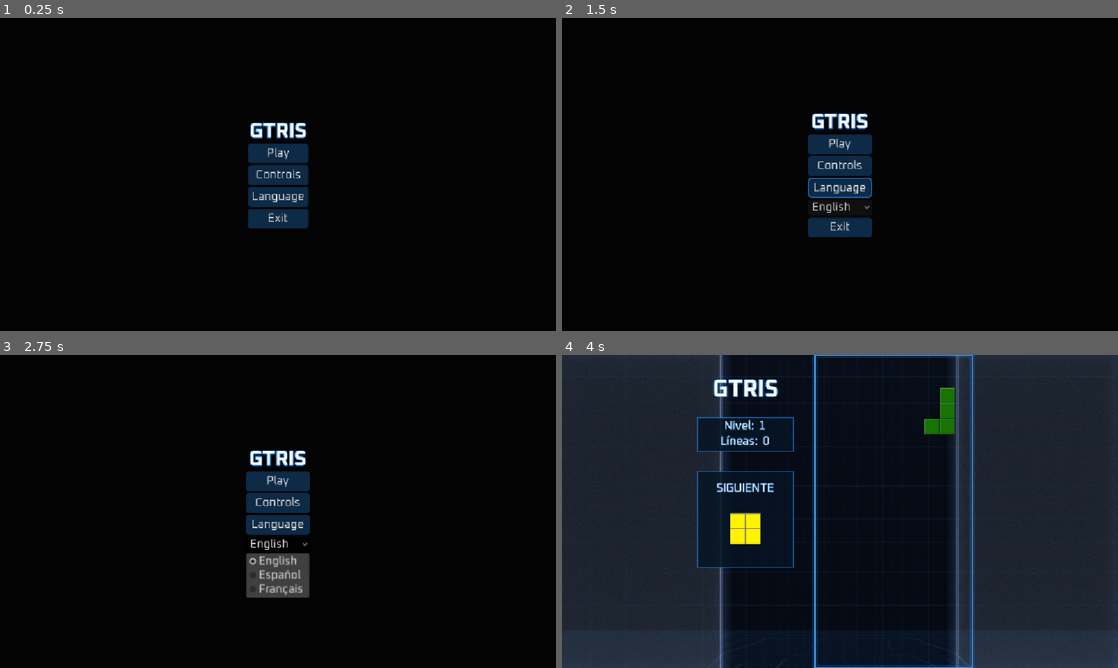
Above: before the commit, frames 1-4 (two rows, left to right).
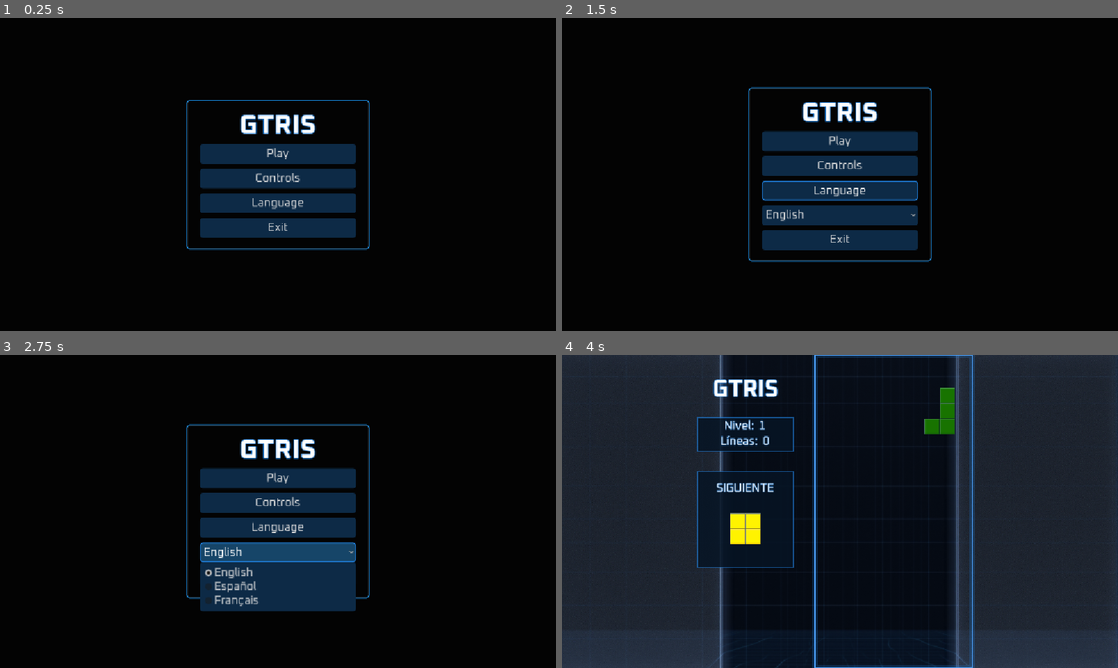
Above: after the commit, the same moments.

Repository: Garytoman79/gtris
Game: Godot game, scene res://scenes/main_menu/main_menu.tscn
The game is run twice, just before and just after one commit, with the same random seed, the same clock (stepped at 60 frames per second) and the same inputs.
Inputs:
- Up to frame 1 (0.25 s): no input
- Up to frame 2 (1.5 s): click "Controls" at 0.5 s; click "Language" at 1.25 s
- Up to frame 3 (2.75 s): click "English" at 2 s
- Up to frame 4 (4 s): click "Play" at 2.75 s; hold Right (move_right) from 3.53 s (still down)

The runs differ from the first frame. In frame 1, 7.4% of the frame differs, in the area x 33-67%, y 26-75%; in frame 2, 9.1%; in frame 3, 12%, in the area x 33-67%, y 22-82%; in frame 4, nothing differs.

Commit message:
Estilos aplicados al tema del juego

Diff:
--- a/assets/themes/gtris_ui_theme.tres
+++ b/assets/themes/gtris_ui_theme.tres
@@ -74,3 +74,5 @@
 OptionButton/styles/hover = SubResource("StyleBoxFlat_uv637")
 OptionButton/styles/normal = SubResource("StyleBoxFlat_n6hjx")
 OptionButton/styles/pressed = SubResource("StyleBoxFlat_32iut")
+PopupMenu/styles/hover = SubResource("StyleBoxFlat_uv637")
+PopupMenu/styles/panel = SubResource("StyleBoxFlat_n6hjx")
--- a/scenes/main_menu/main_menu.gd
+++ b/scenes/main_menu/main_menu.gd
@@ -25,10 +25,10 @@
 
 
 func set_menu() -> void:
-	$MenuContainer/PlayButton.text = tr("MENU_PLAY")
-	$MenuContainer/ControlsButton.text = tr("MENU_CONTROLS")
-	$MenuContainer/LanguageButton.text = tr("MENU_LANGUAGE")
-	$MenuContainer/ExitButton.text = tr("MENU_EXIT")
+	$PanelContainer/MenuContainer/PlayButton.text = tr("MENU_PLAY")
+	$PanelContainer/MenuContainer/ControlsButton.text = tr("MENU_CONTROLS")
+	$PanelContainer/MenuContainer/LanguageButton.text = tr("MENU_LANGUAGE")
+	$PanelContainer/MenuContainer/ExitButton.text = tr("MENU_EXIT")
 
 
 func set_language_options() -> void:
@@ -38,9 +38,9 @@
 		var translation = TranslationServer.get_translation_object(lang)
 		var language_name = translation.get_message("LANG_NAME")
 
-		$MenuContainer/LanguageOptionButton.add_item(language_name)
-		$MenuContainer/LanguageOptionButton.set_item_metadata(
-			$MenuContainer/LanguageOptionButton.item_count - 1,
+		$PanelContainer/MenuContainer/LanguageOptionButton.add_item(language_name)
+		$PanelContainer/MenuContainer/LanguageOptionButton.set_item_metadata(
+			$PanelContainer/MenuContainer/LanguageOptionButton.item_count - 1,
 			lang
 		)
 
@@ -50,9 +50,9 @@
 func set_current_lang() -> void:
 	var current_lang = TranslationServer.get_locale()
 
-	for i in range($MenuContainer/LanguageOptionButton.item_count):
-		if $MenuContainer/LanguageOptionButton.get_item_metadata(i) == current_lang:
-			$MenuContainer/LanguageOptionButton.select(i)
+	for i in range($PanelContainer/MenuContainer/LanguageOptionButton.item_count):
+		if $PanelContainer/MenuContainer/LanguageOptionButton.get_item_metadata(i) == current_lang:
+			$PanelContainer/MenuContainer/LanguageOptionButton.select(i)
 			break
 
 
@@ -72,17 +72,17 @@
 
 
 func _on_language_option_button_item_selected(index: int) -> void:
-	var selected_lang = $MenuContainer/LanguageOptionButton.get_item_metadata(index)
+	var selected_lang = $PanelContainer/MenuContainer/LanguageOptionButton.get_item_metadata(index)
 
 	TranslationServer.set_locale(selected_lang)
 	set_menu()
 	save_language(selected_lang)
 
-	$MenuContainer/LanguageOptionButton.visible = false
+	$PanelContainer/MenuContainer/LanguageOptionButton.visible = false
 
 
 func _on_language_button_pressed() -> void:
-	$MenuContainer/LanguageOptionButton.visible = not $MenuContainer/LanguageOptionButton.visible
+	$PanelContainer/MenuContainer/LanguageOptionButton.visible = not $PanelContainer/MenuContainer/LanguageOptionButton.visible
 
 
 func _on_play_button_pressed() -> void:
--- a/scenes/main_menu/main_menu.tscn
+++ b/scenes/main_menu/main_menu.tscn
@@ -4,6 +4,22 @@
 [ext_resource type="Theme" uid="uid://booqr7dmjck4w" path="res://assets/themes/gtris_theme.tres" id="1_ob46e"]
 [ext_resource type="FontFile" uid="uid://2ohy7y5an0go" path="res://assets/fonts/Oxanium-Bold.ttf" id="3_ob46e"]
 [ext_resource type="Theme" uid="uid://cywcp4p8o508q" path="res://assets/themes/gtris_ui_theme.tres" id="4_uqeha"]
+
+[sub_resource type="StyleBoxFlat" id="StyleBoxFlat_uqeha"]
+content_margin_left = 28.0
+content_margin_top = 24.0
+content_margin_right = 28.0
+content_margin_bottom = 24.0
+bg_color = Color(0.6, 0.6, 0.6, 0)
+border_width_left = 2
+border_width_top = 2
+border_width_right = 2
+border_width_bottom = 2
+border_color = Color(0.08627451, 0.52156866, 0.84705883, 1)
+corner_radius_top_left = 6
+corner_radius_top_right = 6
+corner_radius_bottom_right = 6
+corner_radius_bottom_left = 6
 
 [node name="MainMenu" type="Control" unique_id=1626327264]
 layout_mode = 3
@@ -15,49 +31,57 @@
 theme = ExtResource("1_ob46e")
 script = ExtResource("1_fsom3")
 
-[node name="MenuContainer" type="VBoxContainer" parent="." unique_id=2147237476]
+[node name="PanelContainer" type="PanelContainer" parent="." unique_id=919415213]
+custom_minimum_size = Vector2(380, 0)
 layout_mode = 1
 anchors_preset = 8
 anchor_left = 0.5
 anchor_top = 0.5
 anchor_right = 0.5
 anchor_bottom = 0.5
-offset_left = -20.0
-offset_top = -20.0
-offset_right = 20.0
-offset_bottom = 20.0
+offset_left = -83.5
+offset_top = -81.5
+offset_right = 83.5
+offset_bottom = 81.5
 grow_horizontal = 2
 grow_vertical = 2
+theme_override_styles/panel = SubResource("StyleBoxFlat_uqeha")
 
-[node name="Title" type="Label" parent="MenuContainer" unique_id=1171751812]
+[node name="MenuContainer" type="VBoxContainer" parent="PanelContainer" unique_id=2147237476]
+layout_mode = 2
+theme_override_constants/separation = 10
+
+[node name="Title" type="Label" parent="PanelContainer/MenuContainer" unique_id=1171751812]
 layout_mode = 2
 theme_override_constants/outline_size = 6
 theme_override_fonts/font = ExtResource("3_ob46e")
-theme_override_font_sizes/font_size = 42
+theme_override_font_sizes/font_size = 56
 text = "GTRIS"
 horizontal_alignment = 1
 
-[node name="PlayButton" type="Button" parent="MenuContainer" unique_id=112194491]
+[node name="PlayButton" type="Button" parent="PanelContainer/MenuContainer" unique_id=112194491]
 layout_mode = 2
 theme = ExtResource("4_uqeha")
 
-[node name="ControlsButton" type="Button" parent="MenuContainer" unique_id=1469090716]
+[node name="ControlsButton" type="Button" parent="PanelContainer/MenuContainer" unique_id=1469090716]
 layout_mode = 2
 theme = ExtResource("4_uqeha")
 
-[node name="LanguageButton" type="Button" parent="MenuContainer" unique_id=820270113]
+[node name="LanguageButton" type="Button" parent="PanelContainer/MenuContainer" unique_id=820270113]
 layout_mode = 2
 theme = ExtResource("4_uqeha")
 
-[node name="LanguageOptionButton" type="OptionButton" parent="MenuContainer" unique_id=1614491264]
+[node name="LanguageOptionButton" type="OptionButton" parent="PanelContainer/MenuContainer" unique_id=1614491264]
 visible = false
-layout_mode = 2
-
-[node name="ExitButton" type="Button" parent="MenuContainer" unique_id=1782896375]
+custom_minimum_size = Vector2(300, 0)
 layout_mode = 2
 theme = ExtResource("4_uqeha")
 
-[connection signal="pressed" from="MenuContainer/PlayButton" to="." method="_on_play_button_pressed"]
-[connection signal="pressed" from="MenuContainer/LanguageButton" to="." method="_on_language_button_pressed"]
-[connection signal="item_selected" from="MenuContainer/LanguageOptionButton" to="." method="_on_language_option_button_item_selected"]
-[connection signal="pressed" from="MenuContainer/ExitButton" to="." method="_on_exit_button_pressed"]
+[node name="ExitButton" type="Button" parent="PanelContainer/MenuContainer" unique_id=1782896375]
+layout_mode = 2
+theme = ExtResource("4_uqeha")
+
+[connection signal="pressed" from="PanelContainer/MenuContainer/PlayButton" to="." method="_on_play_button_pressed"]
+[connection signal="pressed" from="PanelContainer/MenuContainer/LanguageButton" to="." method="_on_language_button_pressed"]
+[connection signal="item_selected" from="PanelContainer/MenuContainer/LanguageOptionButton" to="." method="_on_language_option_button_item_selected"]
+[connection signal="pressed" from="PanelContainer/MenuContainer/ExitButton" to="." method="_on_exit_button_pressed"]
